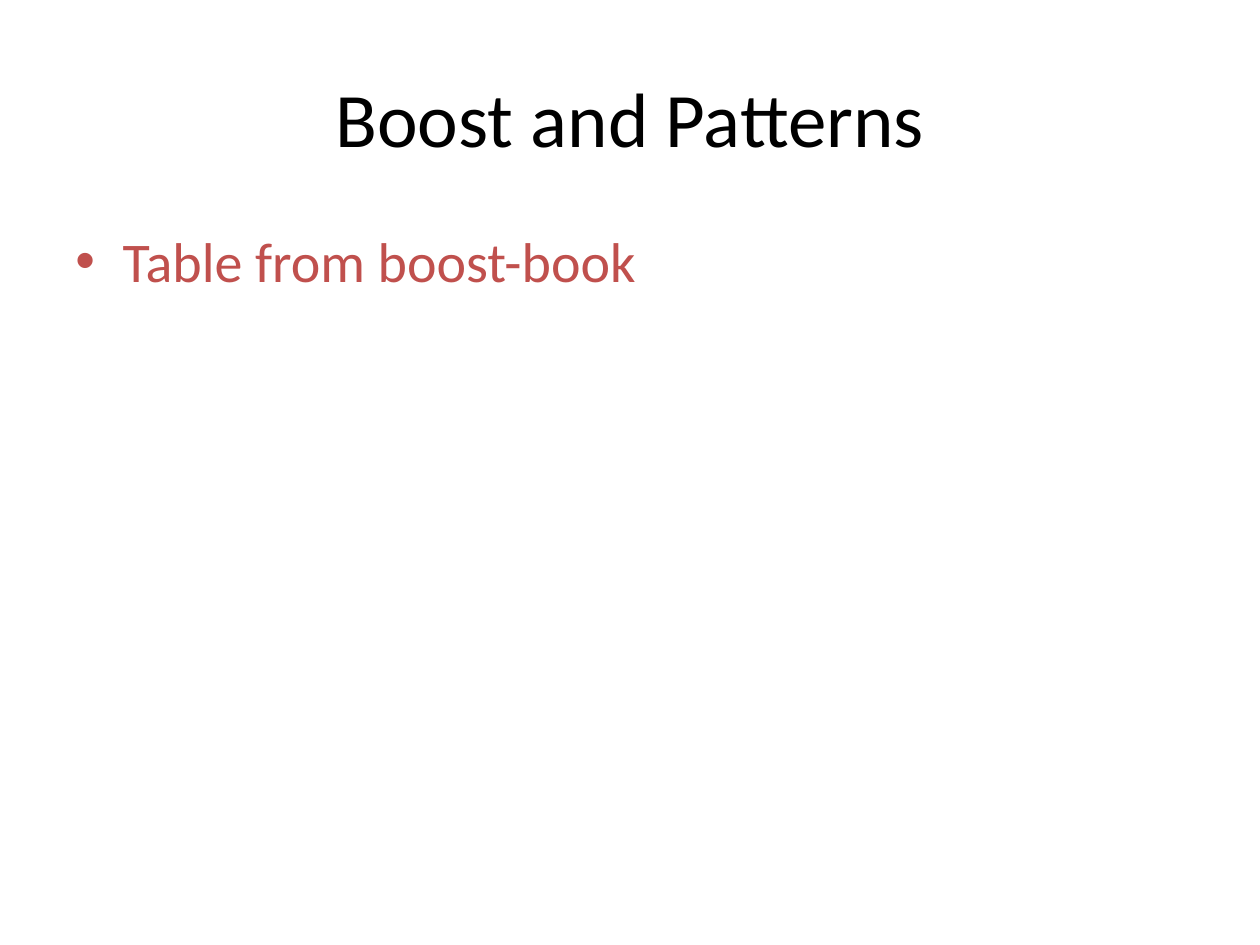
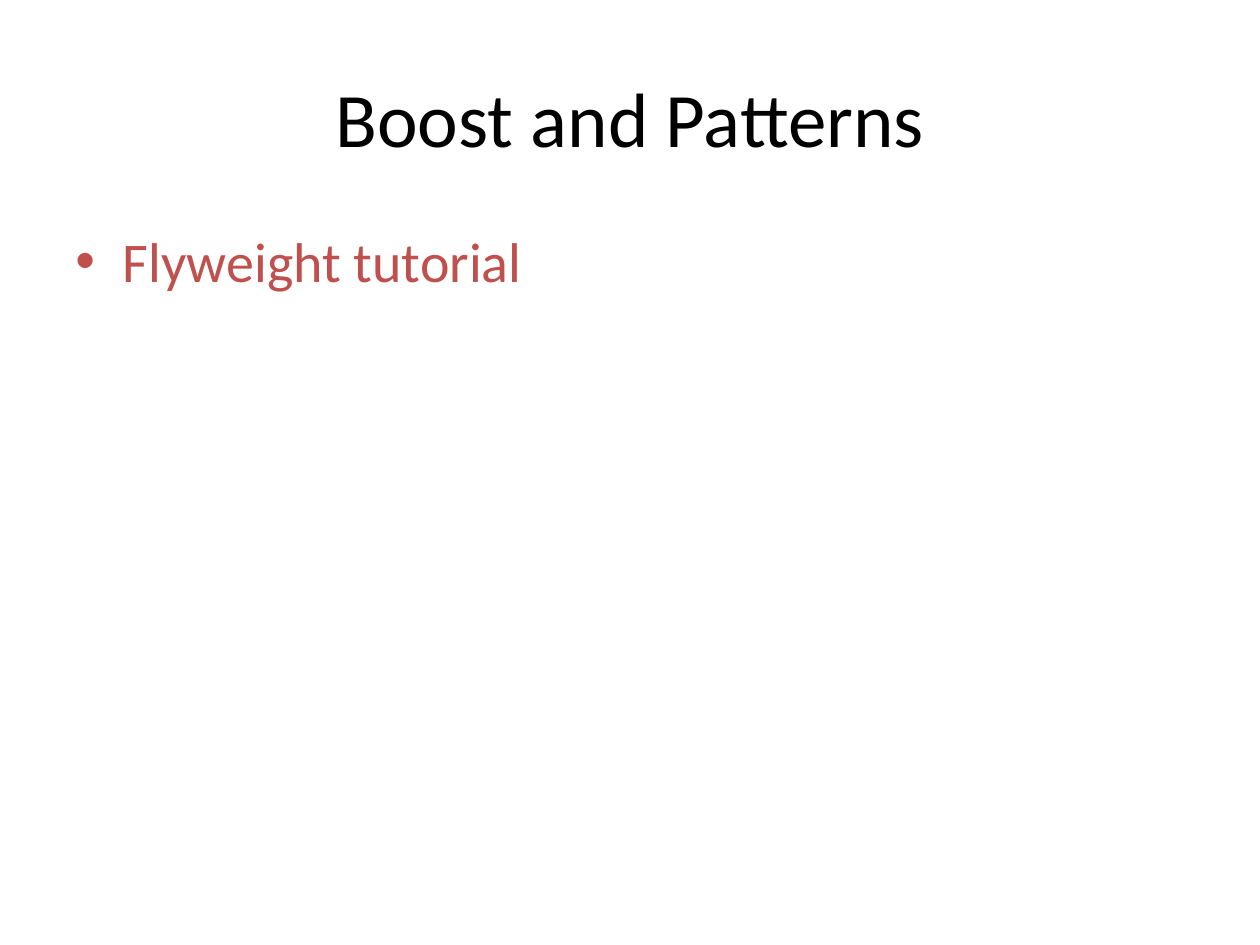
Before and after one commit to kamyu104/GofPatterns, a slide deck: slide 70 of Effective patterns.ppt (slide 73 before the commit). Drawn at 1260x945 pixels with LibreOffice and Linux fonts; fonts in the diff are those of the drawing. Boxes give left, top, right and bottom in pixels: in the first picture for what was removed or moved away, otherwise in the second. Text is boxed around its words. In the diff, an @@ line names an element or a change of style, - is before the commit and + after.

Commit message:
added Boost and patterns table

```diff
--- a/Effective patterns.ppt
+++ b/Effective patterns.ppt
@@ text at (x1=123, y1=243, x2=522, y2=292): text changed @@
-• Table from boost-book
+• Flyweight tutorial
```
Also in this commit, not shown: 1 other slide changed, 2 slides added, 1 slide removed, 1 other file.
